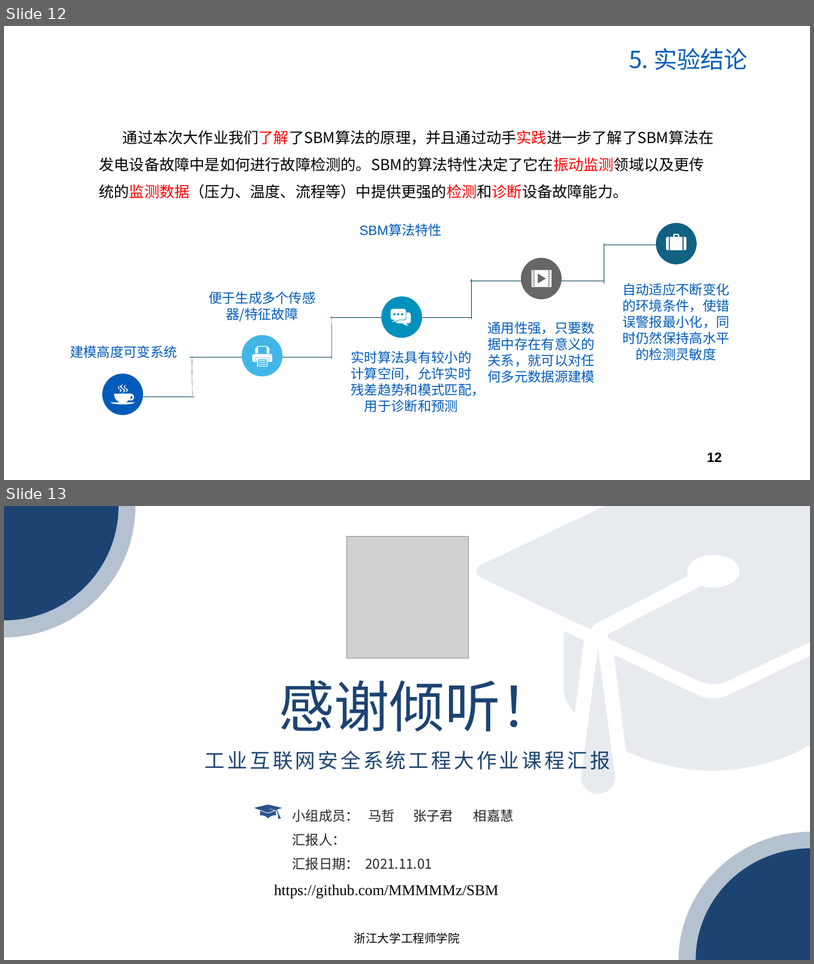
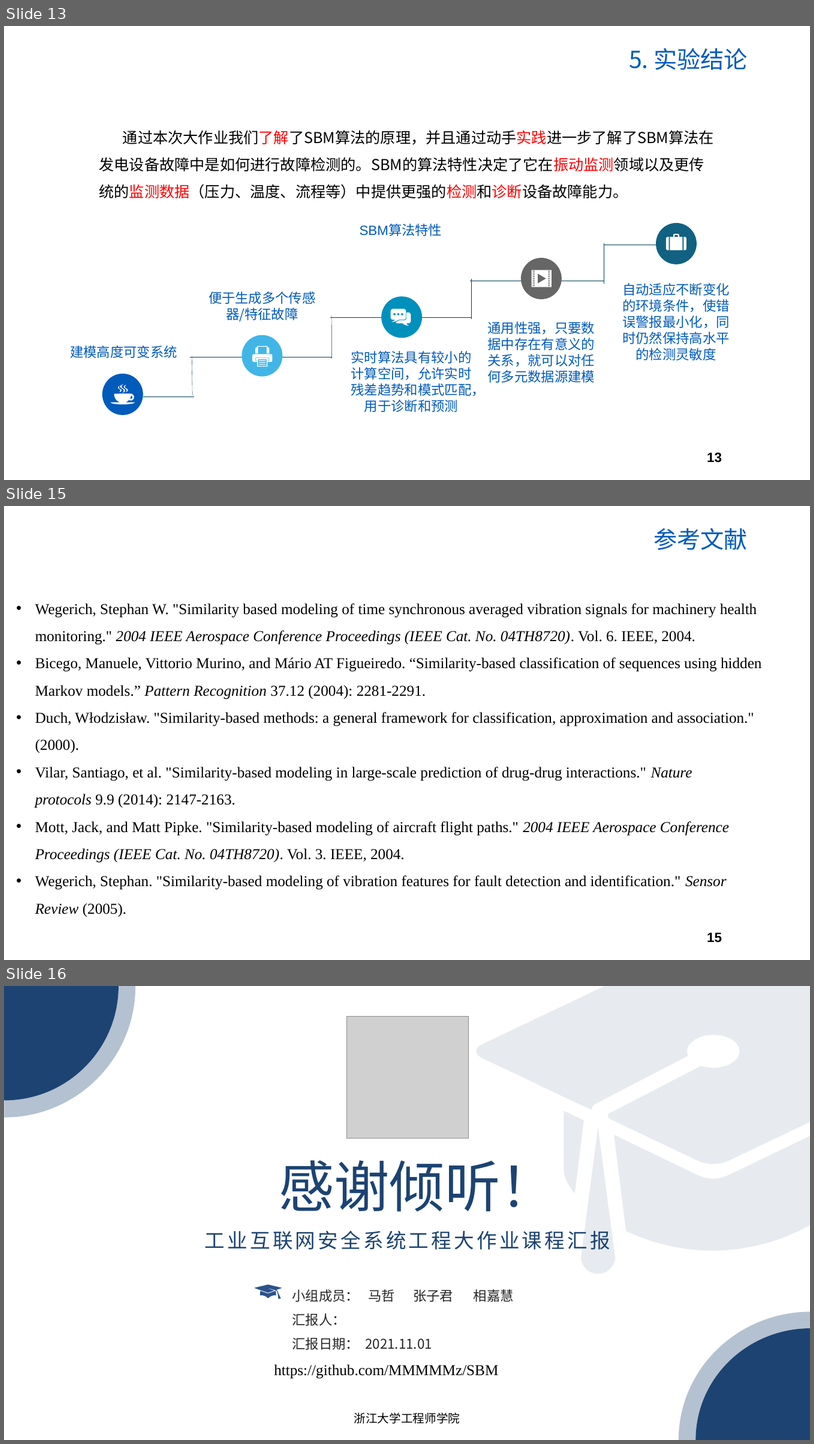
Before and after one commit to MMMMMz/SBM, a slide deck: SBM大作业汇报.pptx. Shown one above the other, each under a label of ours: slides 12 and 13 before the commit, slides 13, 15 and 16 after it; the slides between them are not shown. The pictures are 814x964 and 814x1444 pixels, drawn with LibreOffice and Linux fonts; fonts in the diff are those of the drawing; grey boxes stand for pictures; background and template pictures are left out. Boxes give left, top, right and bottom in pixels: in the first picture for what was removed or moved away, otherwise in the second. Text is boxed around its words. In the diff, an @@ line names an element or a change of style, - is before the commit and + after.

```diff
--- a/SBM大作业汇报.pptx
+++ b/SBM大作业汇报.pptx
@@ slide 15 added at (x1=4, y1=506, x2=810, y2=960), background #FFFFFF; not listed: 1 template element that a slide beside it also shows @@
@@ text added at (x1=654, y1=528, x2=749, y2=550), 28 pt, text #005BBB @@
+参考文献
@@ text added at (x1=35, y1=603, x2=762, y2=916), 18 pt, text #000000 @@
+• Wegerich, Stephan W. "Similarity based modeling of time synchronous averaged vibration signals for machinery health monitoring." 2004 IEEE Aerospace Conference Proceedings (IEEE Cat. No. 04TH8720). Vol. 6. IEEE, 2004.
+• Bicego, Manuele, Vittorio Murino, and Mário AT Figueiredo. “Similarity-based classification of sequences using hidden Markov models.” Pattern Recognition 37.12 (2004): 2281-2291.
+• Duch, Włodzisław. "Similarity-based methods: a general framework for classification, approximation and association." (2000).
+• Vilar, Santiago, et al. "Similarity-based modeling in large-scale prediction of drug-drug interactions." Nature protocols 9.9 (2014): 2147-2163.
+• Mott, Jack, and Matt Pipke. "Similarity-based modeling of aircraft flight paths." 2004 IEEE Aerospace Conference Proceedings (IEEE Cat. No. 04TH8720). Vol. 3. IEEE, 2004.
+• Wegerich, Stephan. "Similarity‐based modeling of vibration features for fault detection and identification." Sensor Review (2005).
@@ what was slide 12 is now slide 13 @@
@@ page number at (x1=707, y1=452, x2=722, y2=462): text changed @@
-12
+13
@@ what was slide 13 is now slide 16 @@
```
Also in this commit, not shown: 6 slides changed, 2 other slides added, 3 other files.
